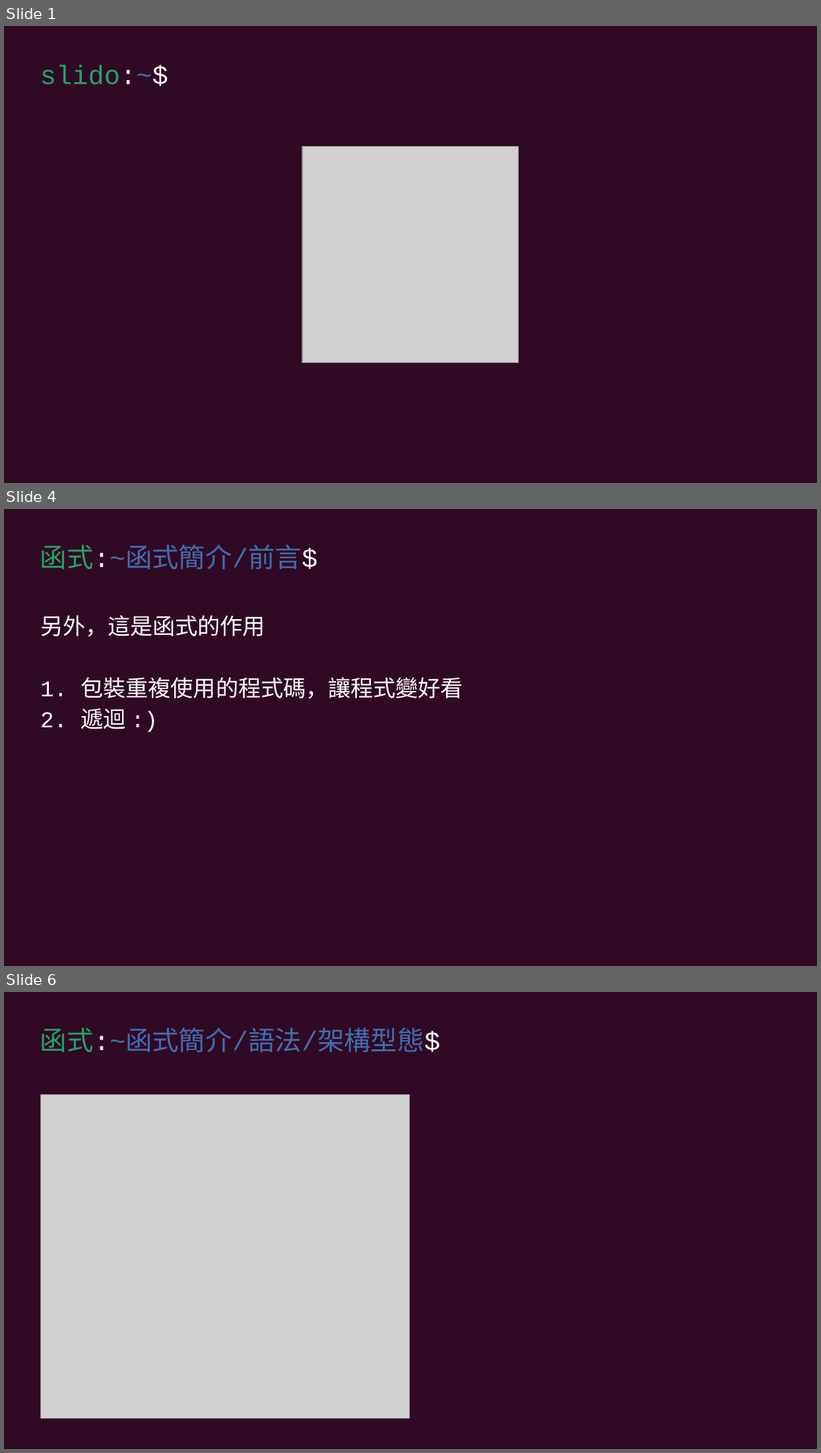
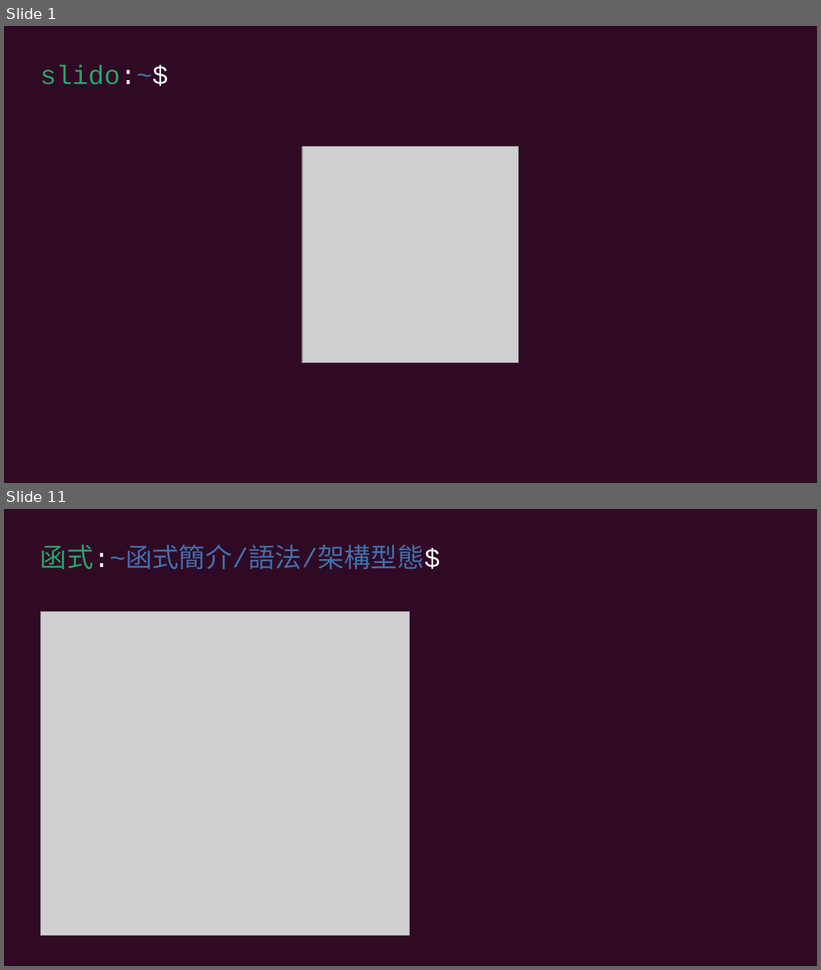
Before and after one commit to cyic-26th/presentations, a slide deck: 12.function/第十二次社課簡報.odp. Shown one above the other, each under a label of ours: slides 1, 4 and 6 before the commit, slides 1 and 11 after it; the slides between them are not shown. The pictures are 821x1453 and 821x970 pixels, drawn with LibreOffice and Linux fonts; fonts in the diff are those of the drawing; grey boxes stand for pictures. Boxes give left, top, right and bottom in pixels: in the first picture for what was removed or moved away, otherwise in the second. Text is boxed around its words. In the diff, an @@ line names an element or a change of style, - is before the commit and + after.

```diff
--- a/12.function/第十二次社課簡報.odp
+++ b/12.function/第十二次社課簡報.odp
@@ slide 4 removed at (x1=4, y1=509, x2=817, y2=966), background #300A24 @@
@@ text removed at (x1=40, y1=545, x2=318, y2=570) @@
-函式:~函式簡介/前言$
@@ text removed at (x1=40, y1=615, x2=464, y2=729) @@
-另外，這是函式的作用
-1. 包裝重複使用的程式碼，讓程式變好看
-2. 遞迴 :)
@@ what was slide 6 is now slide 11 @@
```
Also in this commit, not shown: 3 slides changed, 12 slides added, 2 other slides removed, 2 other files.
